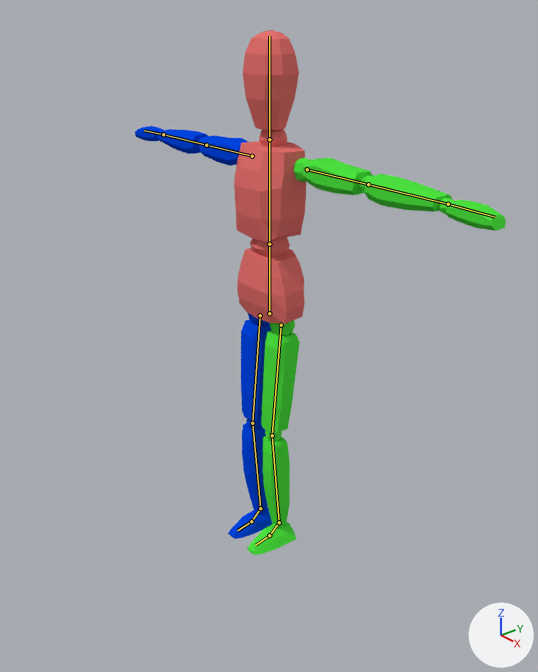
What one commit did to the Blender file Assets/Custom Assets/Ragdoll/ragdoll.blend.
Camera for both pictures: a camera (50 mm lens) standing at (1.541, -1.311, 1.664) and looking at (0.079, -0.069, 0.773). The lights are fixed; the arrows at lower right show +X, +Y and +Z. The bones that bend it are drawn over the model as lines.
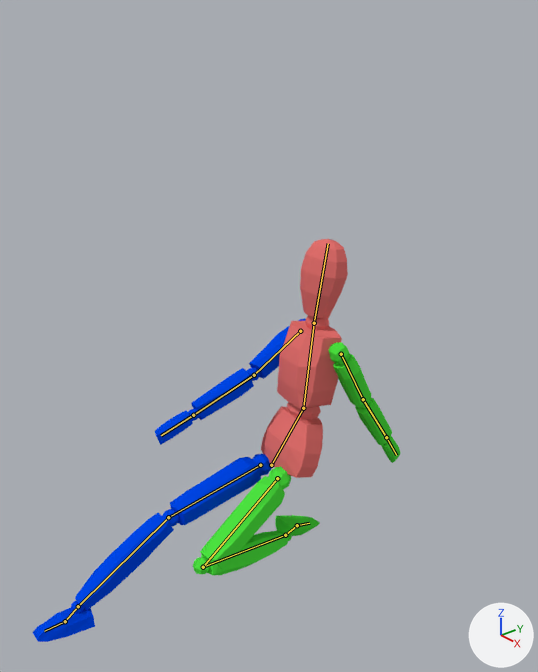
The newer file adds an action. The first version stands in its rest pose; the second is drawn at frame 16 of the action 'Sliding'.

Changed parts and their boxes [x1, y1, x2, y2] in the pictures (538 x 672 px):
'Cube', posed (23% shorter): before [135, 30, 506, 555]; after [33, 239, 401, 642]
bone 'Hip', root to tip: before (269, 313) to (269, 244); after (271, 465) to (303, 408)
bone 'Spine', root to tip: before (269, 244) to (269, 139); after (303, 408) to (314, 323)
bone 'Head', root to tip: before (269, 139) to (269, 36); after (314, 323) to (328, 243)
bone 'Upper Arm.L', root to tip: before (307, 169) to (368, 184); after (341, 354) to (363, 399)
bone 'Lower Arm.L', root to tip: before (368, 184) to (448, 204); after (363, 399) to (386, 437)
bone 'Upper Arm.R', root to tip: before (252, 156) to (206, 145); after (300, 331) to (254, 375)
bone 'Lower Arm.R', root to tip: before (206, 145) to (163, 134); after (254, 375) to (193, 415)
bone 'Hand.R', root to tip: before (163, 134) to (144, 130); after (193, 415) to (161, 435)
bone 'Foot.L', root to tip: before (279, 522) to (269, 535); after (285, 535) to (297, 525)
bone 'Foot.R', root to tip: before (260, 508) to (251, 521); after (78, 606) to (65, 621)
bone 'Toes.R', root to tip: before (251, 521) to (237, 530); after (65, 621) to (44, 631)

What the commit changed:
Bone 'Hip' (bone_hip) moves from (0.0, 0.0, 0.0) to (0.0, -0.541, -0.011).
Bone 'Hip' (bone_hip) turns from (0, 0, 0) to (-37, -4, 1) degrees about its own x, y and z.
Bone 'Spine' (bone_spine) turns from (0, 0, 0) to (28, -6, -1) degrees about its own x, y and z.
Bone 'Head' (bone_head) turns from (0, 0, 0) to (-2, 8, -2) degrees about its own x, y and z.
Bone 'Upper Arm.L' (bone_upper_arm_l) turns from (0, 0, 0) to (-36, -2, -94) degrees about its own x, y and z.
Bone 'Lower Arm.L' (bone_lower_arm_l) turns from (0, 0, 0) to (-6, -8, -2) degrees about its own x, y and z.
Bone 'Upper Arm.R' (bone_upper_arm_r) turns from (0, 0, 0) to (53, -4, 93) degrees about its own x, y and z.
Bone 'Lower Arm.R' (bone_lower_arm_r) turns from (0, 0, 0) to (9, 3, -2) degrees about its own x, y and z.
Bone 'Hand.R' (bone_hand_r) turns from (0, 0, 0) to (3, 1, 1) degrees about its own x, y and z.
Bone 'Foot.L' (bone_foot_l) turns from (0, 0, 0) to (-156, 0, 0) degrees about its own x, y and z.
Bone 'Foot.R' (bone_foot_r) turns from (0, 0, 0) to (9, 0, 0) degrees about its own x, y and z.
Bone 'Toes.R' (bone_toes_r) turns from (0, 0, 0) to (0, -11, -1) degrees about its own x, y and z.
Bone 'Leg IK.L' (bone_leg_ik_l) moves from (0.0, 0.0, 0.0) to (-0.032, 0.007, 0.033).
Bone 'Leg IK.R' (bone_leg_ik_r) moves from (0.0, 0.0, 0.0) to (-0.001, -0.675, 0.101).
